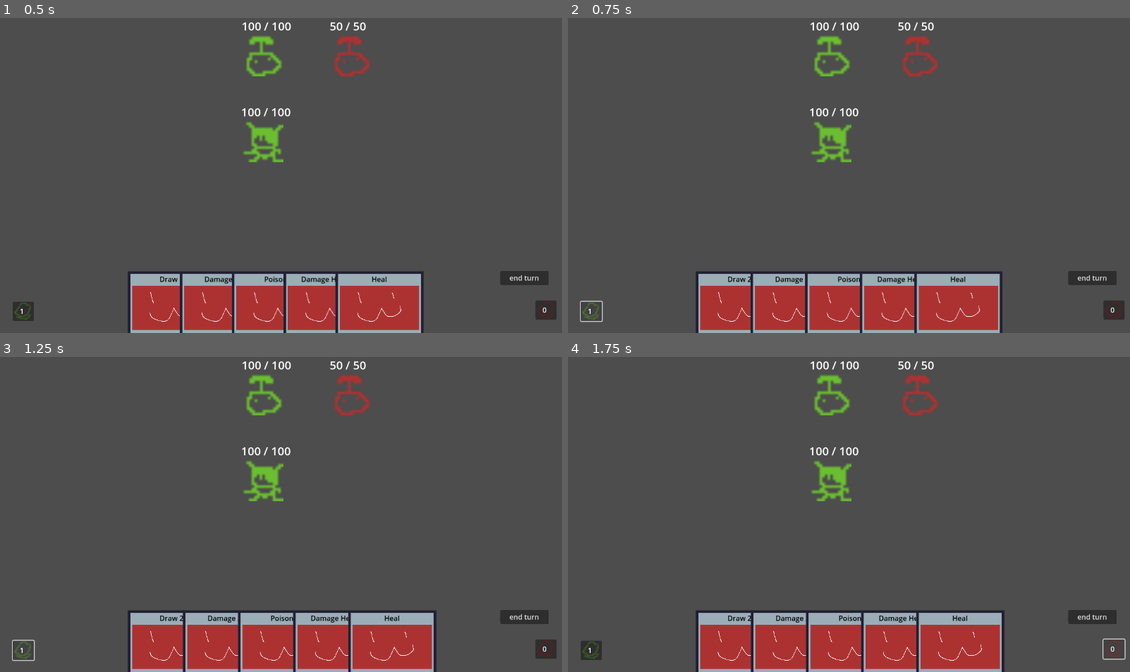
Above: before the commit, frames 1-4 (two rows, left to right).
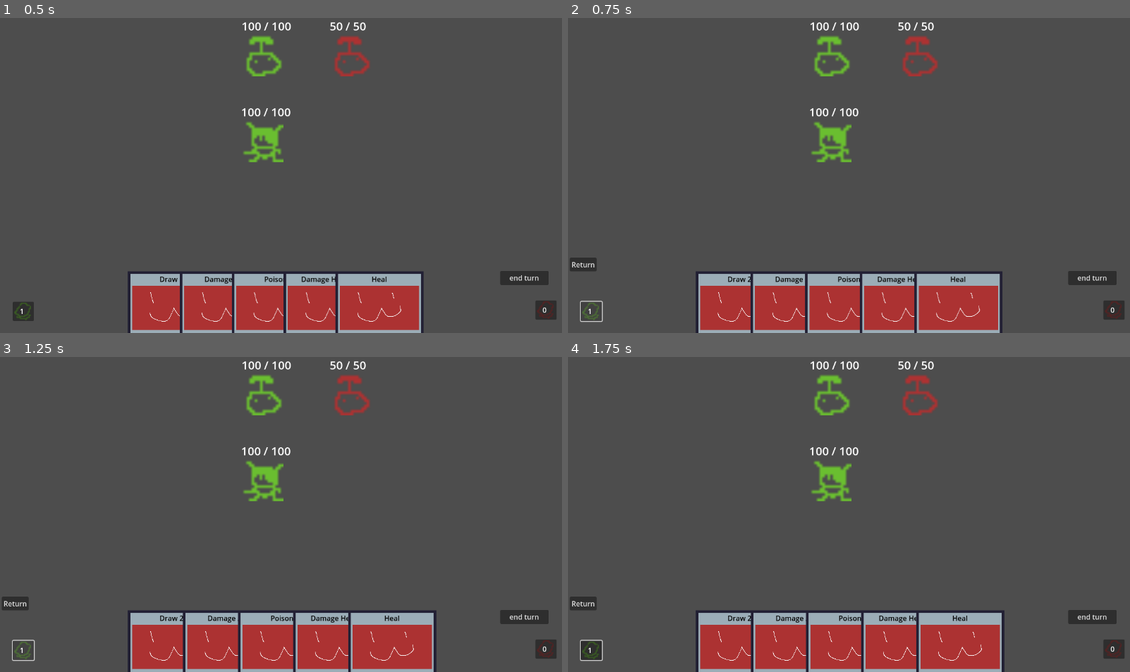
Above: after the commit, the same moments.

Repository: Saplings-Projects/1M_sub
Game: Godot game, scene res://#Scenes/TestingScene.tscn
The game is run twice, just before and just after one commit, with the same random seed, the same clock (stepped at 60 frames per second) and the same inputs.
Inputs:
- Up to frame 1 (0.5 s): no input
- Up to frame 2 (0.75 s): click "1" at 0.5 s
- Up to frame 3 (1.25 s): no input
- Up to frame 4 (1.75 s): click "0" at 1.25 s

Frame 1 is identical in both runs. In frame 2, 0.2% of the frame differs, in the area x 0-6%, y 76-81%; in frame 3, 0.2%; in frame 4, 0.3%, in the area x 0-100%, y 76-97%.

Commit message:
The button now shows a new scene with a return button to go back to the game. The game cannot be played while the scene is present.

Diff:
--- a/#Scenes/TestingScene.tscn
+++ b/#Scenes/TestingScene.tscn
@@ -66,6 +66,7 @@
 pile_count_label = NodePath("DrawPileCount")
 
 [node name="ShowCardPile" type="Button" parent="CanvasLayer/UIControl/DrawPile"]
+layout_mode = 0
 offset_left = -1.0
 offset_top = -2.0
 offset_right = 47.0
--- a/#Scenes/card_pile_ui.tscn
+++ b/#Scenes/card_pile_ui.tscn
@@ -1,17 +1,40 @@
-[gd_scene format=3 uid="uid://bl3au25n1f8ld"]
+[gd_scene load_steps=2 format=3 uid="uid://bl3au25n1f8ld"]
 
-[node name="CardPileUI" type="Control"]
+[ext_resource type="Script" path="res://UI/card_pile_ui.gd" id="1_1s2o8"]
+
+[node name="card_pile_ui" type="Control"]
 layout_mode = 3
 anchors_preset = 15
 anchor_right = 1.0
 anchor_bottom = 1.0
+offset_top = -1.0
+offset_bottom = -1.0
 grow_horizontal = 2
 grow_vertical = 2
+script = ExtResource("1_1s2o8")
 
-[node name="Label" type="Label" parent="."]
+[node name="GridContainer" type="GridContainer" parent="."]
+layout_mode = 1
+anchors_preset = -1
+anchor_left = 0.365
+anchor_top = 0.301
+anchor_right = 0.67
+anchor_bottom = 0.594
+offset_left = -0.200012
+offset_top = 0.279984
+offset_right = 0.399963
+offset_bottom = 0.319977
+columns = 8
+
+[node name="VBoxContainer" type="VBoxContainer" parent="."]
 layout_mode = 0
-offset_left = 450.0
-offset_top = 255.0
-offset_right = 774.0
-offset_bottom = 400.0
-text = "This space has been intentionlly left blank"
+offset_left = 4.0
+offset_top = 550.0
+offset_right = 65.0
+offset_bottom = 590.0
+
+[node name="Button" type="Button" parent="VBoxContainer"]
+layout_mode = 2
+text = "Return"
+
+[connection signal="pressed" from="VBoxContainer/Button" to="." method="_on_button_pressed"]
--- a/UI/ShowCardPile.gd
+++ b/UI/ShowCardPile.gd
@@ -2,19 +2,12 @@
 ## Shows an UI for the player to see the content of that specific Card Pile
 
 @onready var parent_node = $".."
-var scene: PackedScene = preload("res://#Scenes/card_pile_ui.tscn")
-
-# Called when the node enters the scene tree for the first time.
-func _ready():
-	print(parent_node.get_name())
+@onready var root = parent_node.get_parent()
+@onready var cardUI: PackedScene = preload("res://#Scenes/card_pile_ui.tscn")
 
 
-
-
-# Called every frame. 'delta' is the elapsed time since the previous frame.
-func _process(_delta):
-	pass
-
 func _pressed():
-	var instance = scene.instantiate()
-	add_child(instance)
+	#print(parent_node.get_name())
+	var uiPile = cardUI.instantiate()
+	uiPile.populate(parent_node.get_name())
+	root.add_child(uiPile)
--- /dev/null
+++ b/UI/card_pile_ui.gd
@@ -0,0 +1,47 @@
+extends Control
+
+@onready var gridcontainer: GridContainer = $GridContainer
+@onready var parent_node = $".."
+
+#I wanted to use pure_card as card_scene is used in (https://github.com/Paper-2/1M_sub/blob/bc1048d2eddec7aa6205d1bc2be40c519858b40a/Cards/CardContainer.gd#L117-L125)
+@onready var pure_card: PackedScene
+
+var discard_pile: Array[CardBase] = CardManager.card_container.discard_pile
+var draw_pile: Array[CardBase]    = CardManager.card_container.draw_pile
+var deck: Array[CardBase]         = CardManager.card_container.default_deck
+var cards_to_display: Array[CardBase]
+
+
+# TODO bind esc to return to the game
+func _on_button_pressed():
+	queue_free()
+
+
+#Im open for suggestions with the name of this fuction
+func populate(parent_name):
+
+
+
+	if parent_name == "DiscardPile":
+		cards_to_display = discard_pile
+	elif parent_name == "DrawPile":
+		cards_to_display = draw_pile
+
+	elif parent_name == "PLACEHOLDER":
+		pass
+
+
+	#
+	for card in cards_to_display:
+		var cardworld: CardWorld = CardWorld.new()
+
+		#var cardworld: CardWorld = pure_card.instantiate() This line also gives an error :WideFauna2:
+		print(card, cardworld)
+
+		#Why doesn't this line work? I Keep getting the error Cannot call method 'add_child' on a null value.
+		#gridcontainer.add_child(cardworld)
+
+		$GridContainer.add_child(cardworld)
+
+		#the card gets initialize yet its node doesn't show up in the screen
+		cardworld.init_card(card)
